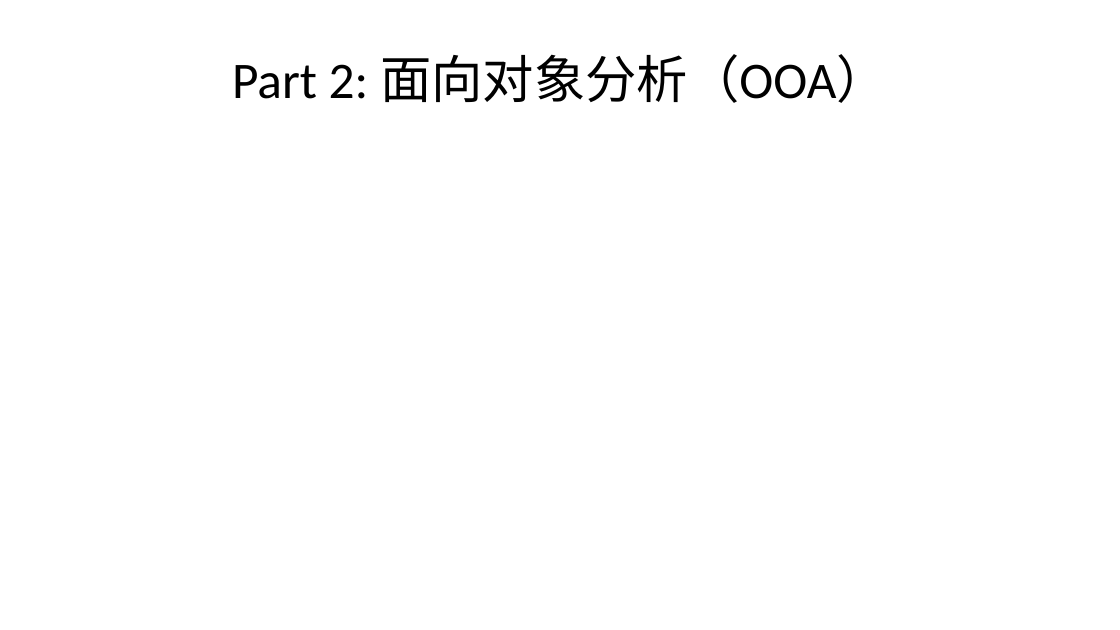
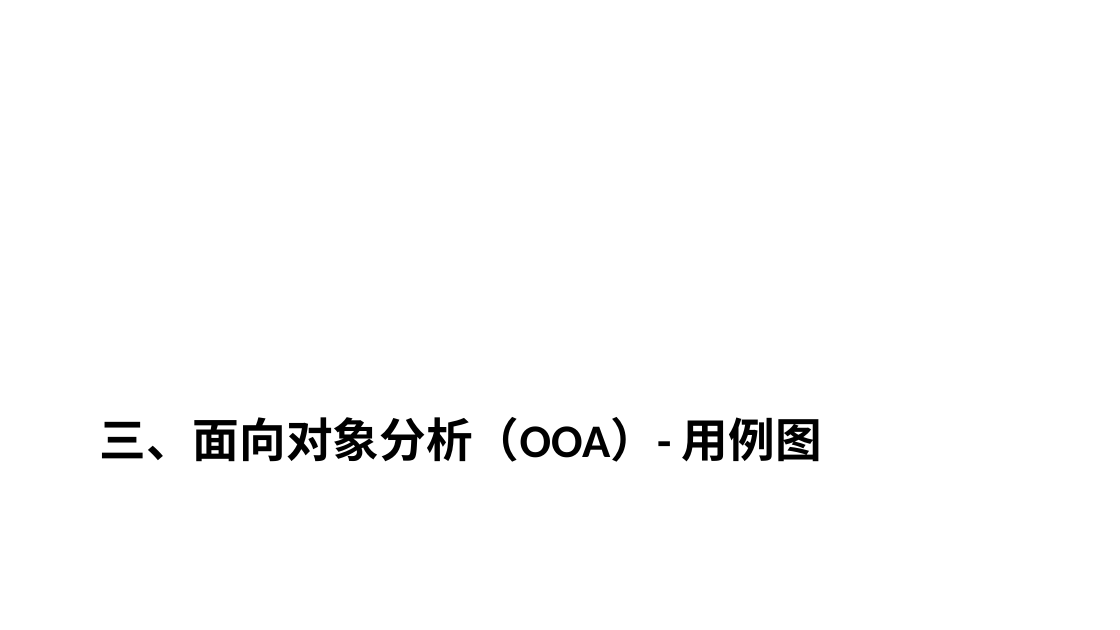
Before and after one commit to yinglichina8848/sqlrustgo, a slide deck: slide 19 of docs/教学计划/PPT/第3讲-面向对象分析设计与实现.pptx (slide 9 before the commit). Drawn at 1120x630 pixels with LibreOffice and Linux fonts; fonts in the diff are those of the drawing. Boxes give left, top, right and bottom in pixels: in the first picture for what was removed or moved away, otherwise in the second. Text is boxed around its words. In the diff, an @@ line names an element or a change of style, - is before the commit and + after.

Commit message:
docs: 重新组织第3讲PPT结构 - OOA用用例图→概念类图

```diff
--- a/docs/教学计划/PPT/第3讲-面向对象分析设计与实现.pptx
+++ b/docs/教学计划/PPT/第3讲-面向对象分析设计与实现.pptx
@@ title "三、面向对象分析（OOA）- 用例图" at <box>100,417,822,462</box>: vertical alignment middle to top @@
@@ title at <box>100,417,822,462</box>: text changed; size 33 to 30 pt; bold on @@
-Part 2: 面向对象分析（OOA）
+三、面向对象分析（OOA）- 用例图
```
Also in this commit, not shown: 17 other slides changed, 34 slides added, 13 slides removed.
